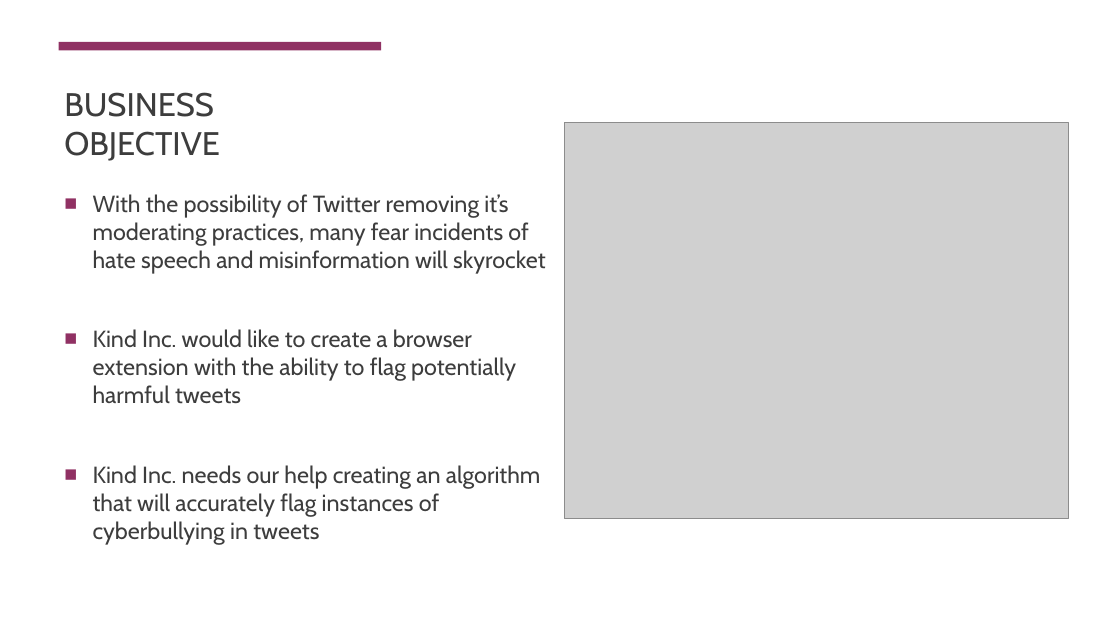
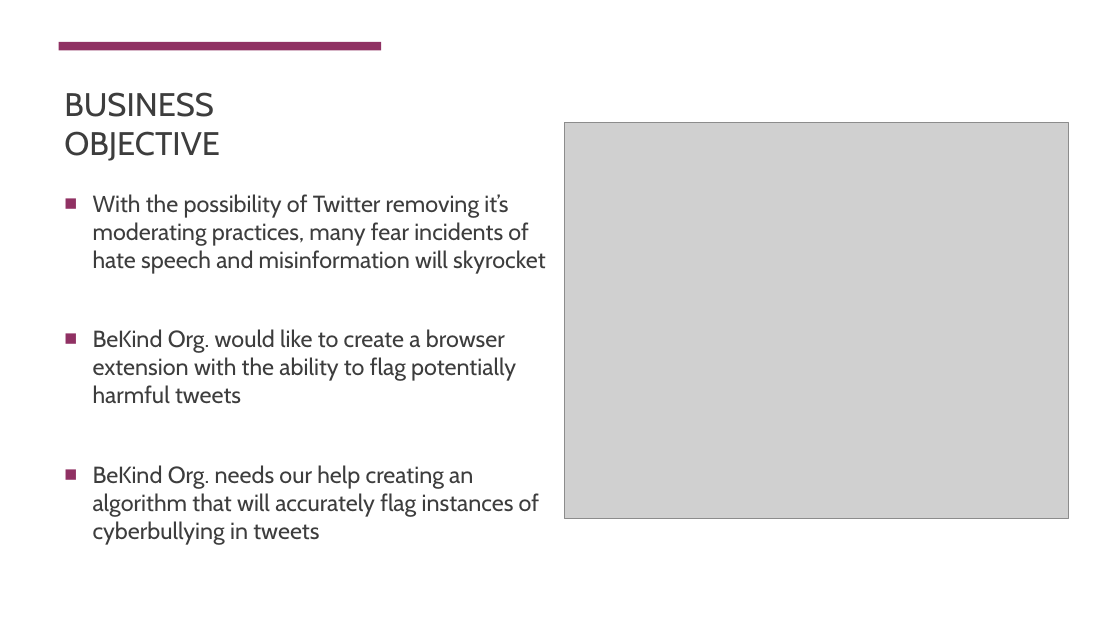
Before and after one commit to sabinabains/dsc-phase-4-project, a slide deck: slide 2 of dsc-phase-4-project-presentation 8.1.pptx. Drawn at 1120x630 pixels with LibreOffice and Linux fonts; fonts in the diff are those of the drawing; grey boxes stand for pictures. Boxes give left, top, right and bottom in pixels: in the first picture for what was removed or moved away, otherwise in the second. Text is boxed around its words. In the diff, an @@ line names an element or a change of style, - is before the commit and + after.

```diff
--- a/dsc-phase-4-project-presentation 8.1.pptx
+++ b/dsc-phase-4-project-presentation 8.1.pptx
@@ text at [93, 329, 539, 545]: text changed @@
-■ Kind Inc. would like to create a browser extension with the ability to flag potentially harmful tweets
-■ Kind Inc. needs our help creating an algorithm that will accurately flag instances of cyberbullying in tweets
+■ BeKind Org. would like to create a browser extension with the ability to flag potentially harmful tweets
+■ BeKind Org. needs our help creating an algorithm that will accurately flag instances of cyberbullying in tweets
```
Also in this commit, not shown: 6 other slides changed, 3 other files.
